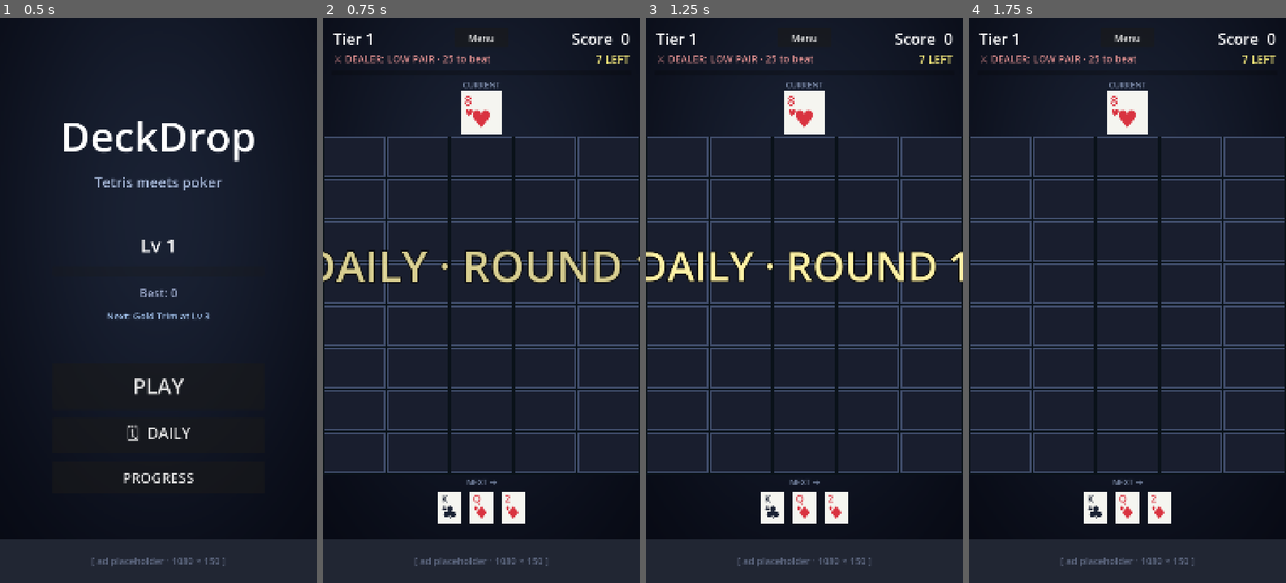
Above: before the commit, frames 1-4 (left to right).
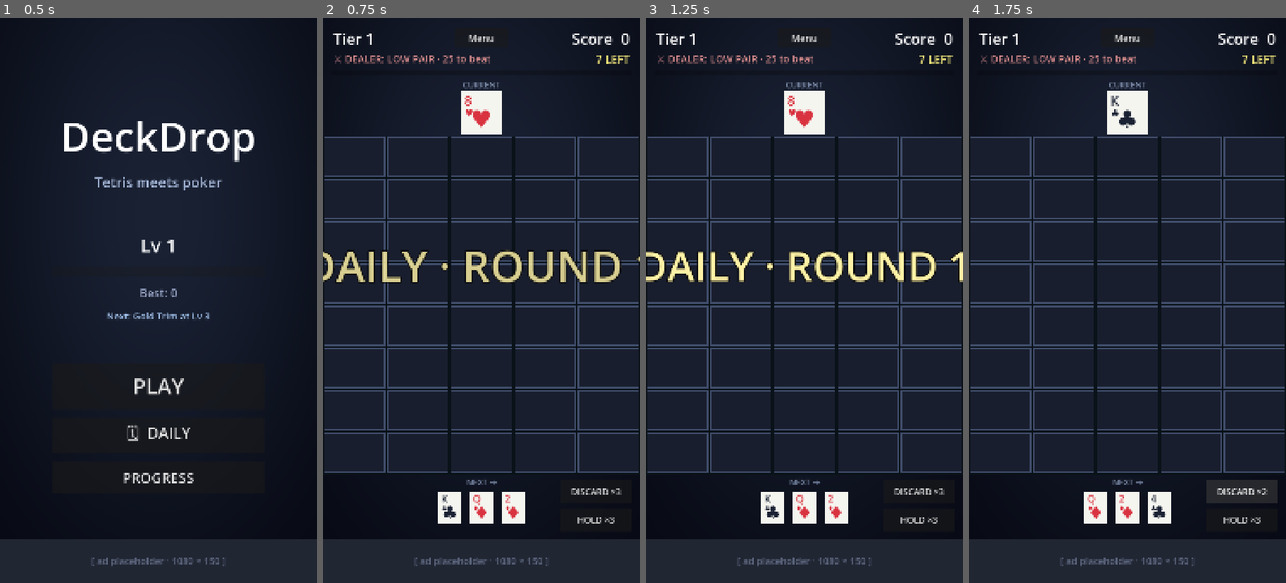
Above: after the commit, the same moments.

Repository: KrisCagle/Godot-CardStack
Game: Godot game, scene res://scenes/Title.tscn
Two runs of this game, one before a commit and one after it. Both use one fixed random seed, a clock stepped at 60 frames per second and the inputs below.
Inputs (mouse positions are in pixels of both pictures, inside the frame that each line leads up to):
- Up to frame 1 (0.5 s): no input
- Up to frame 2 (0.75 s): click "🗓 DAILY" at 0.5 s
- Up to frame 3 (1.25 s): no input
- Up to frame 4 (1.75 s): click (1241, 492) at 1.25 s, where only the run after the commit has a clickable "DISCARD ×3"

Frame 1 is identical in both runs. In frame 2, 0.2% of the frame differs, in the area x 78-95%, y 83-90%; in frame 3, 0.2%; in frame 4, 1.5%, in the area x 37-98%, y 13-90%.

Commit message:
Add DISCARD and HOLD player actions (3 uses each per run)
Two new buttons in the BottomArea right column give the player agency
against bad-RNG card draws.

DISCARD: burns the current card without placing it, advances the queue
(new current = preview[0], previews shift, new card from deck), then
refreshes. Consumes one of 3 discards. Useful when a current card has
no good play.

HOLD: 3 swaps per run. First press puts current in a held slot and
advances the queue. Subsequent presses swap current with held — saving
a great card for the right moment, or rotating a useless held card
back into play to free the slot. Each press consumes one use.

Both buttons show their remaining count in their text; HOLD also
displays the held card's rank+suit when occupied ("HOLD: 5♥   ×2").
Buttons disable when their counter hits 0 or the run ends.

Counts reset in _start_new_game. Reuses the existing "place" SFX for
action feedback (subtle, fits the soft thunk feel).

Diff:
--- a/DeckDrop/scenes/Game.tscn
+++ b/DeckDrop/scenes/Game.tscn
@@ -209,6 +209,28 @@
 offset_bottom = 170.0
 script = ExtResource("3_cardview")
 
+[node name="DiscardButton" type="Button" parent="BottomArea"]
+layout_mode = 1
+anchor_left = 1.0
+anchor_right = 1.0
+offset_left = -270.0
+offset_top = 20.0
+offset_right = -30.0
+offset_bottom = 100.0
+text = "DISCARD ×3"
+theme_override_font_sizes/font_size = 30
+
+[node name="HoldButton" type="Button" parent="BottomArea"]
+layout_mode = 1
+anchor_left = 1.0
+anchor_right = 1.0
+offset_left = -270.0
+offset_top = 115.0
+offset_right = -30.0
+offset_bottom = 195.0
+text = "HOLD ×3"
+theme_override_font_sizes/font_size = 30
+
 [node name="AdPlaceholder" type="ColorRect" parent="."]
 layout_mode = 1
 anchors_preset = 12
--- a/DeckDrop/scripts/game.gd
+++ b/DeckDrop/scripts/game.gd
@@ -31,6 +31,9 @@
 const COMBO_TIME_MAX := 4.0
 const COMBO_INCREMENT := 0.2
 
+const DISCARDS_PER_RUN := 3
+const HOLDS_PER_RUN := 3
+
 const FIRST_TIME_BONUSES := {
 	"Pair": 0,
 	"Two Pair": 0,
@@ -58,6 +61,8 @@
 	$BottomArea/Preview2,
 ]
 @onready var game_over_panel: Control = $GameOverPanel
+@onready var discard_button: Button = $BottomArea/DiscardButton
+@onready var hold_button: Button = $BottomArea/HoldButton
 
 var _deck: Deck
 var _specials_rng: RandomNumberGenerator = null
@@ -80,6 +85,12 @@
 var _dealer_tier: int = 1
 var _run_placements: int = 0  # total placements this run (for stats)
 
+# Player actions: discard burns the current card; hold sets it aside or swaps
+# with the held card. Both consume their respective counters.
+var _discards_remaining: int = DISCARDS_PER_RUN
+var _holds_remaining: int = HOLDS_PER_RUN
+var _held_card: Card = null
+
 var _shake_tween: Tween = null
 var _shake_orig: Vector2 = Vector2.ZERO
 
@@ -93,6 +104,8 @@
 	back_button.pressed.connect(_on_back_pressed)
 	game_over_panel.play_again_pressed.connect(_on_play_again_pressed)
 	game_over_panel.menu_pressed.connect(_on_menu_pressed)
+	discard_button.pressed.connect(_on_discard_pressed)
+	hold_button.pressed.connect(_on_hold_pressed)
 	_start_new_game()
 
 
@@ -125,6 +138,9 @@
 	_dealer_target = Dealer.target_for_tier(_dealer_tier)
 	_run_placements = 0
 	_displayed_score = 0
+	_discards_remaining = DISCARDS_PER_RUN
+	_holds_remaining = HOLDS_PER_RUN
+	_held_card = null
 	if _score_tween != null and _score_tween.is_valid():
 		_score_tween.kill()
 	_preview.clear()
@@ -557,6 +573,19 @@
 			slot.set_card(_preview[i])
 	_refresh_combo_display()
 	_refresh_dealer_hud()
+	_refresh_actions()
+
+
+func _refresh_actions() -> void:
+	discard_button.text = "DISCARD ×%d" % _discards_remaining
+	discard_button.disabled = _discards_remaining <= 0 or _game_over
+
+	if _held_card == null:
+		hold_button.text = "HOLD ×%d" % _holds_remaining
+	else:
+		hold_button.text = "HOLD: %s%s   ×%d" % \
+			[_held_card.rank_label(), _held_card.suit_label(), _holds_remaining]
+	hold_button.disabled = _holds_remaining <= 0 or _game_over
 
 
 func _refresh_score() -> void:
@@ -944,5 +973,36 @@
 	get_tree().change_scene_to_file("res://scenes/Title.tscn")
 
 
+# Burns the current card without placing it. Advances queue, draws next.
+func _on_discard_pressed() -> void:
+	if _is_animating or _game_over or _current == null:
+		return
+	if _discards_remaining <= 0:
+		return
+	_discards_remaining -= 1
+	Sfx.play("place")
+	_advance_queue()
+	_refresh()
+
+
+# Holds the current card aside (if held slot empty) or swaps current with the
+# held card. Each press consumes one hold use.
+func _on_hold_pressed() -> void:
+	if _is_animating or _game_over or _current == null:
+		return
+	if _holds_remaining <= 0:
+		return
+	_holds_remaining -= 1
+	Sfx.play("place")
+	if _held_card == null:
+		_held_card = _current
+		_advance_queue()
+	else:
+		var tmp: Card = _held_card
+		_held_card = _current
+		_current = tmp
+	_refresh()
+
+
 func _on_back_pressed() -> void:
 	get_tree().change_scene_to_file("res://scenes/Title.tscn")
